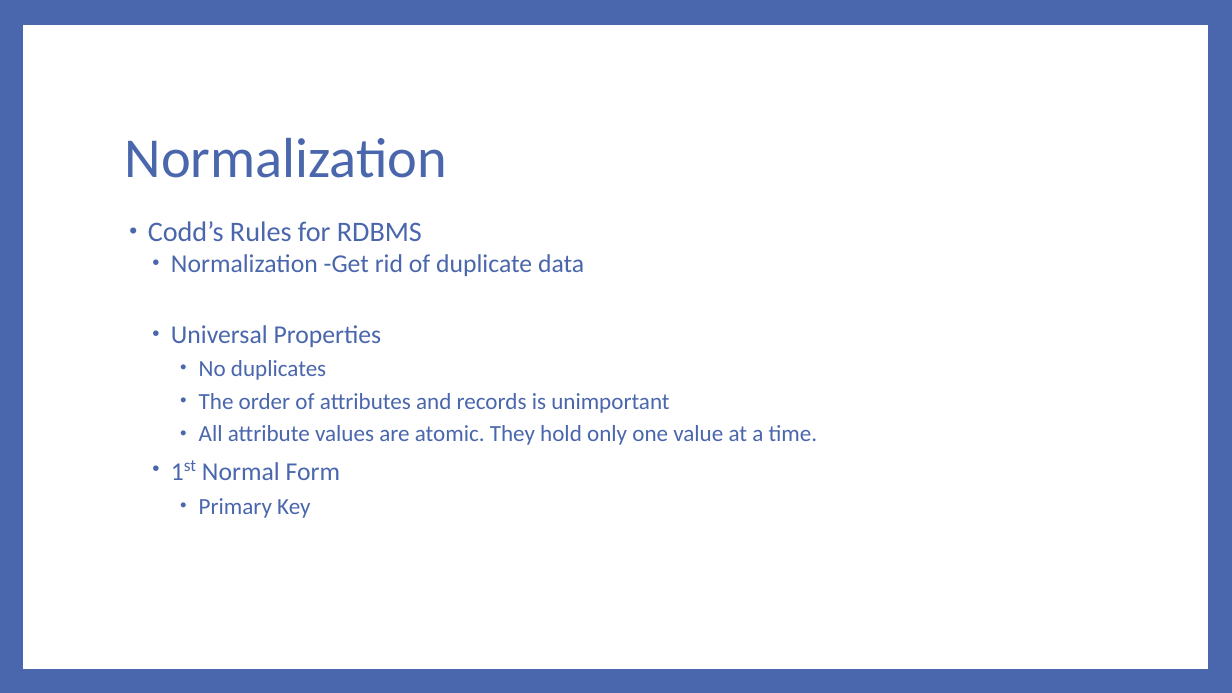
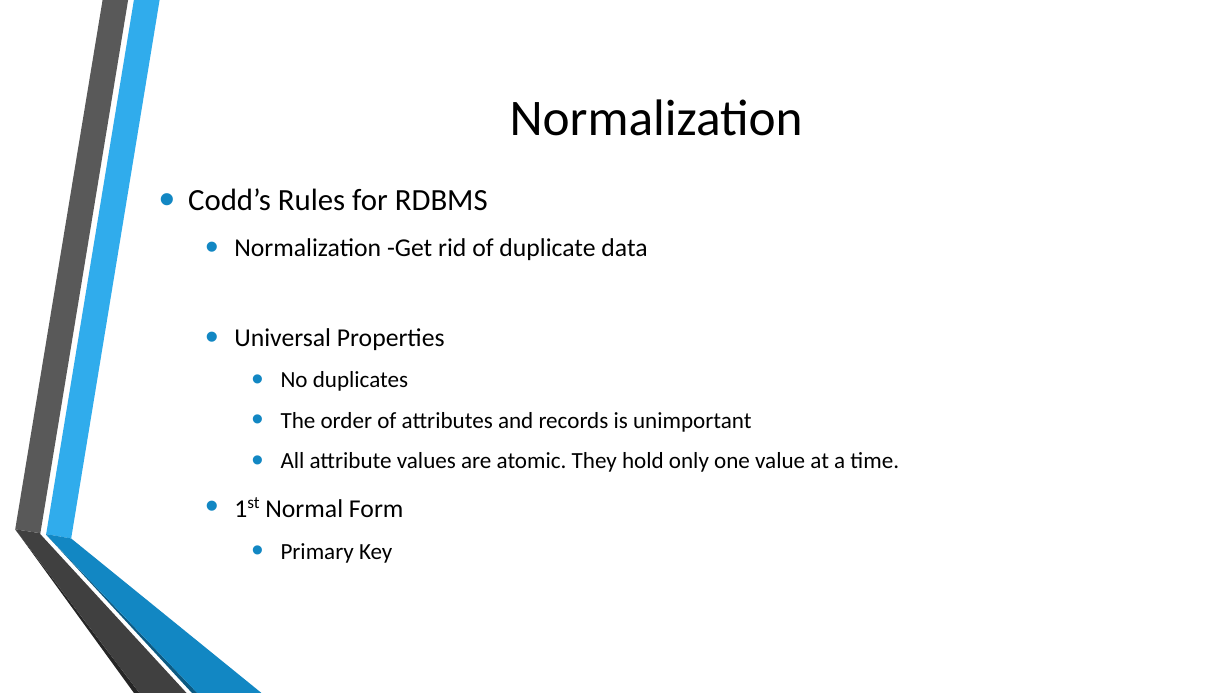
Before and after one commit to MGIS-UMN/GIS5577_week3, a slide deck: slide 13 of Database_Management.odp (slide 12 before the commit). Drawn at 1232x693 pixels with LibreOffice and Linux fonts; fonts in the diff are those of the drawing; background and template pictures are left out. Boxes give left, top, right and bottom in pixels: in the first picture for what was removed or moved away, otherwise in the second. Text is boxed around its words. In the diff, an @@ line names an element or a change of style, - is before the commit and + after.

```diff
--- a/Database_Management.odp
+++ b/Database_Management.odp
@@ background #4A66AC to picture (left out) @@
@@ freeform shape removed at [23,25,1208,670] @@
@@ title "Normalization": place and size @@
-title "Normalization" at [125,138,448,178]
+title "Normalization" at [510,99,803,136]
@@ title "Normalization" at [510,99,803,136]: size 44 to 40 pt, text colour #4A66AC to #000000; alignment left to centre; line spacing 0.9 to 1 @@
@@ text "Codd’s Rules for RDBMS": place and size @@
-text "Codd’s Rules for RDBMS" at [148,221,818,518]
+text "Codd’s Rules for RDBMS" at [188,188,899,563]
@@ text "Codd’s Rules for RDBMS" at [188,188,899,563]: size 22 to 24 pt in "Codd’s Rules for RDBMS"; text colour #4A66AC to #000000; indent changed; line spacing 0.9 to 1; less space between paragraphs; bullet colour #4A66AC to #1287C3; more space between paragraphs; vertical alignment top to middle @@
@@ group added at [15,0,262,693]: 6 freeform shapes @@
```
Also in this commit, not shown: 36 other slides changed, 4 slides added, 2 slides removed, 1 other file.
